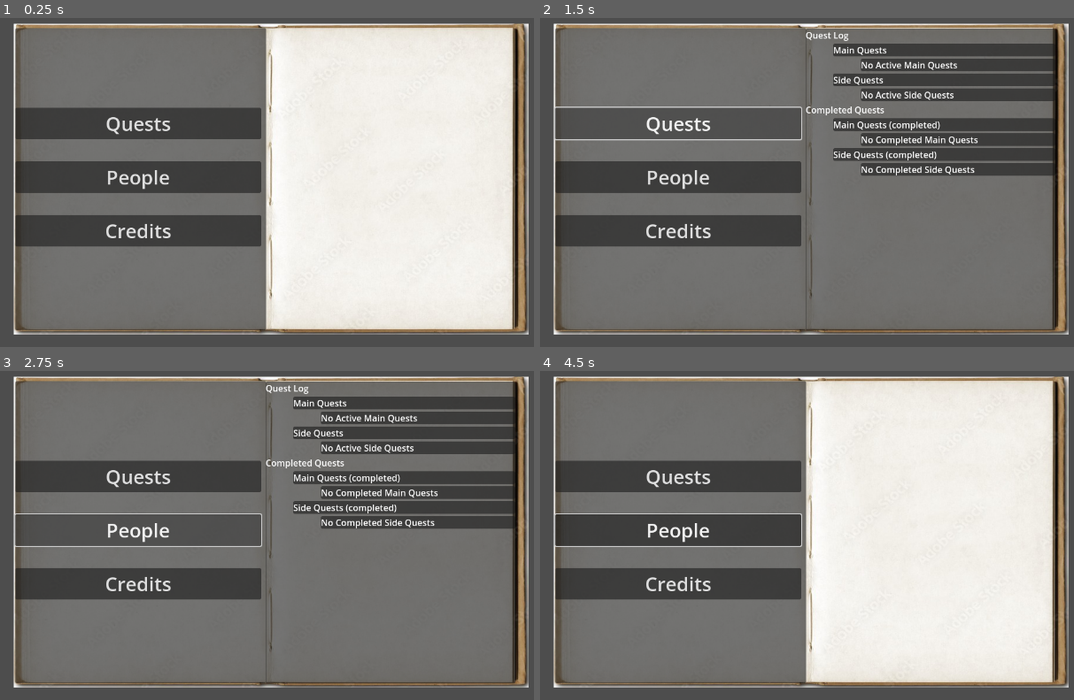
Above: before the commit, frames 1-4 (two rows, left to right).
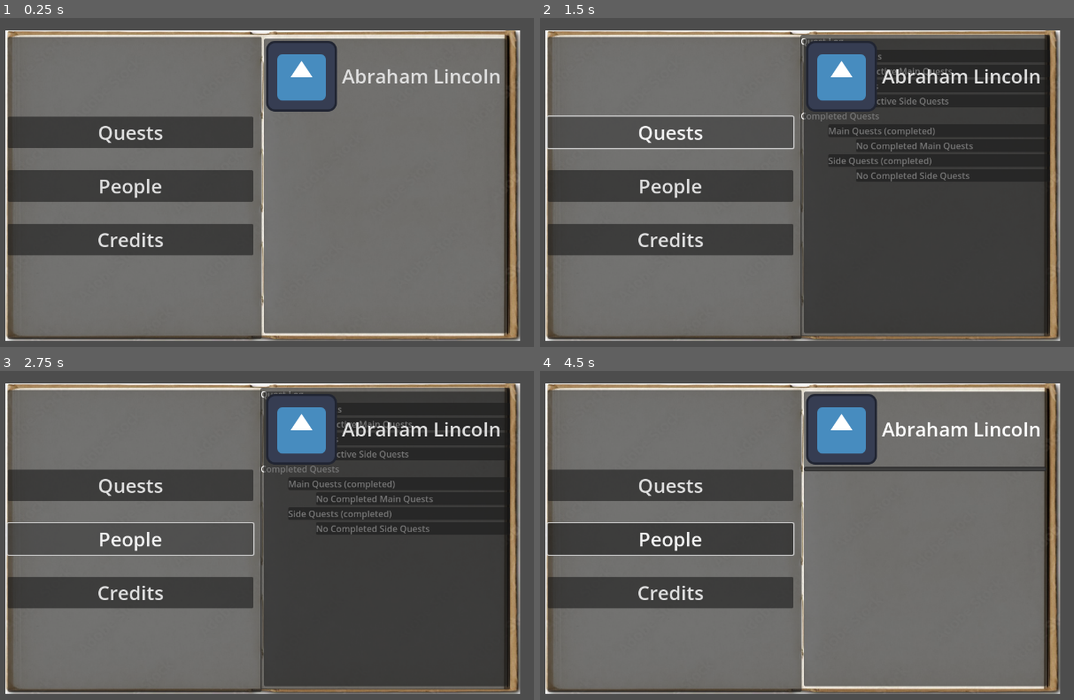
Above: after the commit, the same moments.

Repository: SpeedyGame/hope-cemetery-game
Game: Godot game, scene res://scenes/ui/journal_gui.tscn
Two runs of this game, one before a commit and one after it. Both use one fixed random seed, a clock stepped at 60 frames per second and the inputs below. The engine's default icon, where the game draws it, is replaced by a stand-in: a white triangle on a blue panel in a dark square.
Inputs (mouse positions are in pixels of both pictures, inside the frame that each line leads up to):
- Up to frame 1 (0.25 s): no input
- Up to frame 2 (1.5 s): click (924, 77) at 0.5 s, where only the run after the commit has a clickable "Abraham Lincoln"; click "Quests" at 1.25 s
- Up to frame 3 (2.75 s): click "People" at 2 s
- Up to frame 4 (4.5 s): click "Quests" at 2.75 s; click "People" at 3.5 s; click (924, 430) at 4.25 s, where only the run after the commit has a clickable "Abraham Lincoln"

The runs differ from the first frame. In frame 1, 61% of the frame differs, in the area x 0-100%, y 1-99%; in frame 2, 52%; in frame 3, 52%; in frame 4, 61%.

Commit message:
creating guis

Diff:
--- a/scenes/ui/journal_gui.tscn
+++ b/scenes/ui/journal_gui.tscn
@@ -1,29 +1,33 @@
-[gd_scene load_steps=4 format=3 uid="uid://dnsn84ulbrw0y"]
+[gd_scene load_steps=6 format=3 uid="uid://dnsn84ulbrw0y"]
 
 [ext_resource type="Script" uid="uid://c6k6xykkr1wvj" path="res://scenes/ui/quest_visibility.gd" id="1_rwxds"]
 [ext_resource type="Texture2D" uid="uid://b6gw85n7nla1i" path="res://scenes/ui/standing_menu_assets/edited_journal_pages.jpeg" id="2_uo60h"]
 [ext_resource type="Script" uid="uid://ciacq7puujx2" path="res://scenes/ui/scroll_visibility.gd" id="3_uo60h"]
+[ext_resource type="Texture2D" uid="uid://q053v1v4d1vk" path="res://art/icon.svg" id="4_25tqd"]
+[ext_resource type="Script" uid="uid://b7e6bx3xmph36" path="res://scenes/ui/people_gui.gd" id="4_fko3c"]
 
 [node name="journal_gui" type="CanvasLayer"]
 
 [node name="Control" type="Control" parent="."]
 layout_mode = 3
 anchors_preset = 0
-offset_right = 40.0
-offset_bottom = 40.0
+offset_left = 140.0
+offset_top = 41.0
+offset_right = 1070.0
+offset_bottom = 602.0
 script = ExtResource("1_rwxds")
 
 [node name="EditedJournalPages" type="Sprite2D" parent="Control"]
-position = Vector2(621, 309)
+position = Vector2(466, 280)
 scale = Vector2(1.06286, 0.979094)
 texture = ExtResource("2_uo60h")
 
 [node name="Panel" type="Panel" parent="Control"]
 layout_mode = 0
-offset_left = 159.0
-offset_top = 36.0
-offset_right = 612.0
-offset_bottom = 582.0
+offset_left = 5.0
+offset_top = 11.0
+offset_right = 464.0
+offset_bottom = 557.0
 
 [node name="VBoxContainer" type="VBoxContainer" parent="Control/Panel"]
 layout_mode = 0
@@ -48,12 +52,13 @@
 text = "Credits"
 
 [node name="quest_gui" type="CanvasLayer" parent="Control"]
+visible = false
 
 [node name="PanelContainer" type="PanelContainer" parent="Control/quest_gui"]
-offset_left = 611.0
-offset_top = 37.0
-offset_right = 1062.0
-offset_bottom = 583.0
+offset_left = 602.0
+offset_top = 48.0
+offset_right = 1053.0
+offset_bottom = 594.0
 script = ExtResource("3_uo60h")
 
 [node name="VBoxContainer" type="VBoxContainer" parent="Control/quest_gui/PanelContainer"]
@@ -191,4 +196,23 @@
 layout_mode = 2
 text = "No Completed Side Quests"
 
+[node name="people_gui" type="CanvasLayer" parent="Control"]
+script = ExtResource("4_fko3c")
+
+[node name="PanelContainer" type="PanelContainer" parent="Control/people_gui"]
+offset_left = 608.0
+offset_top = 55.0
+offset_right = 1046.0
+offset_bottom = 588.0
+
+[node name="VBoxContainer" type="VBoxContainer" parent="Control/people_gui/PanelContainer"]
+layout_mode = 2
+
+[node name="MenuButton" type="MenuButton" parent="Control/people_gui/PanelContainer/VBoxContainer"]
+layout_mode = 2
+theme_override_font_sizes/font_size = 35
+text = "Abraham Lincoln"
+icon = ExtResource("4_25tqd")
+
 [connection signal="pressed" from="Control/Panel/VBoxContainer/quest_button" to="Control" method="_on_quest_button_pressed"]
+[connection signal="toggled" from="Control/people_gui/PanelContainer/VBoxContainer/MenuButton" to="Control/people_gui" method="_on_menu_button_toggled"]
--- /dev/null
+++ b/scenes/ui/people_gui.gd
@@ -0,0 +1,11 @@
+extends CanvasLayer
+
+@onready var person1 = $PanelContainer/VBoxContainer/MenuButton
+
+
+
+
+
+
+func _on_menu_button_toggled(toggled_on):
+	pass # Replace with function body.
Not shown, added: scenes/ui/people_gui.gd.uid
